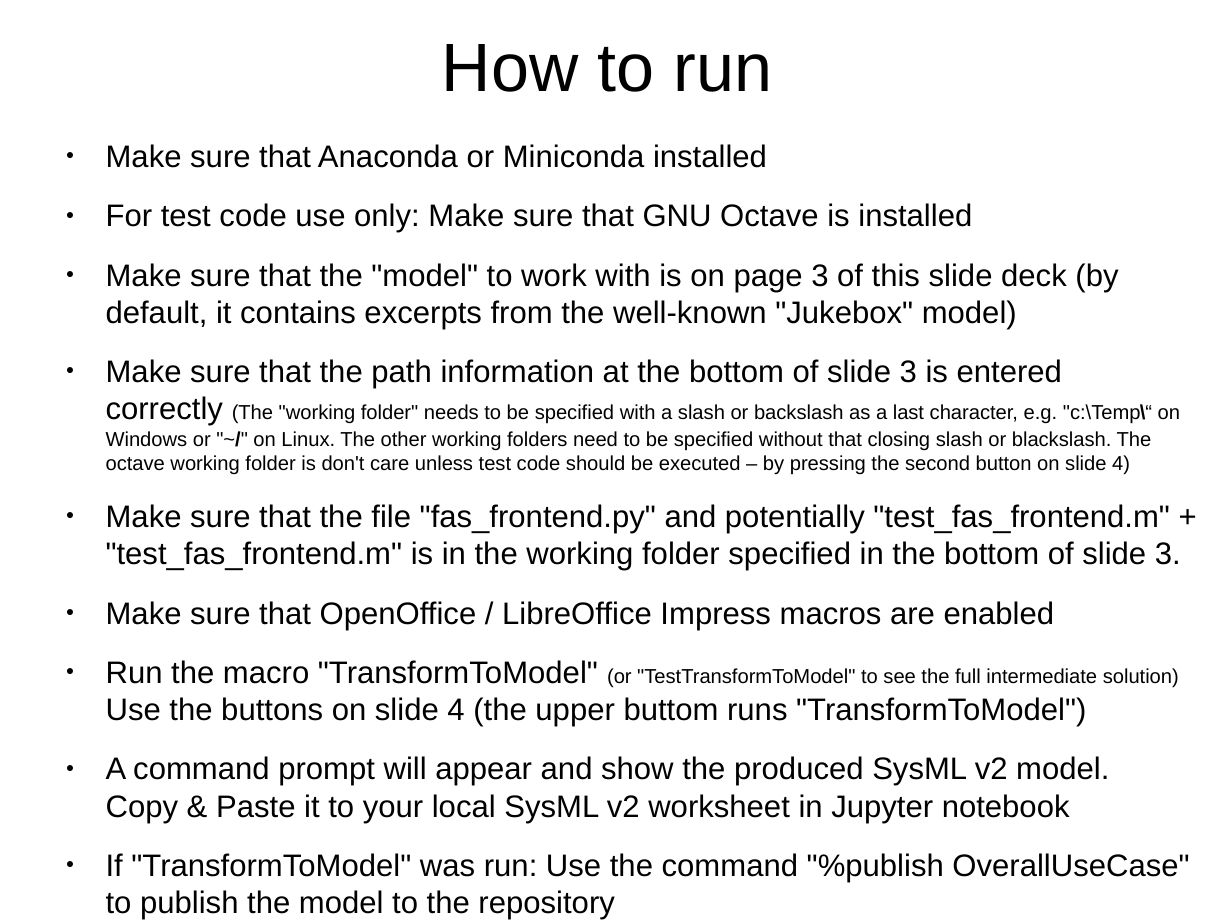
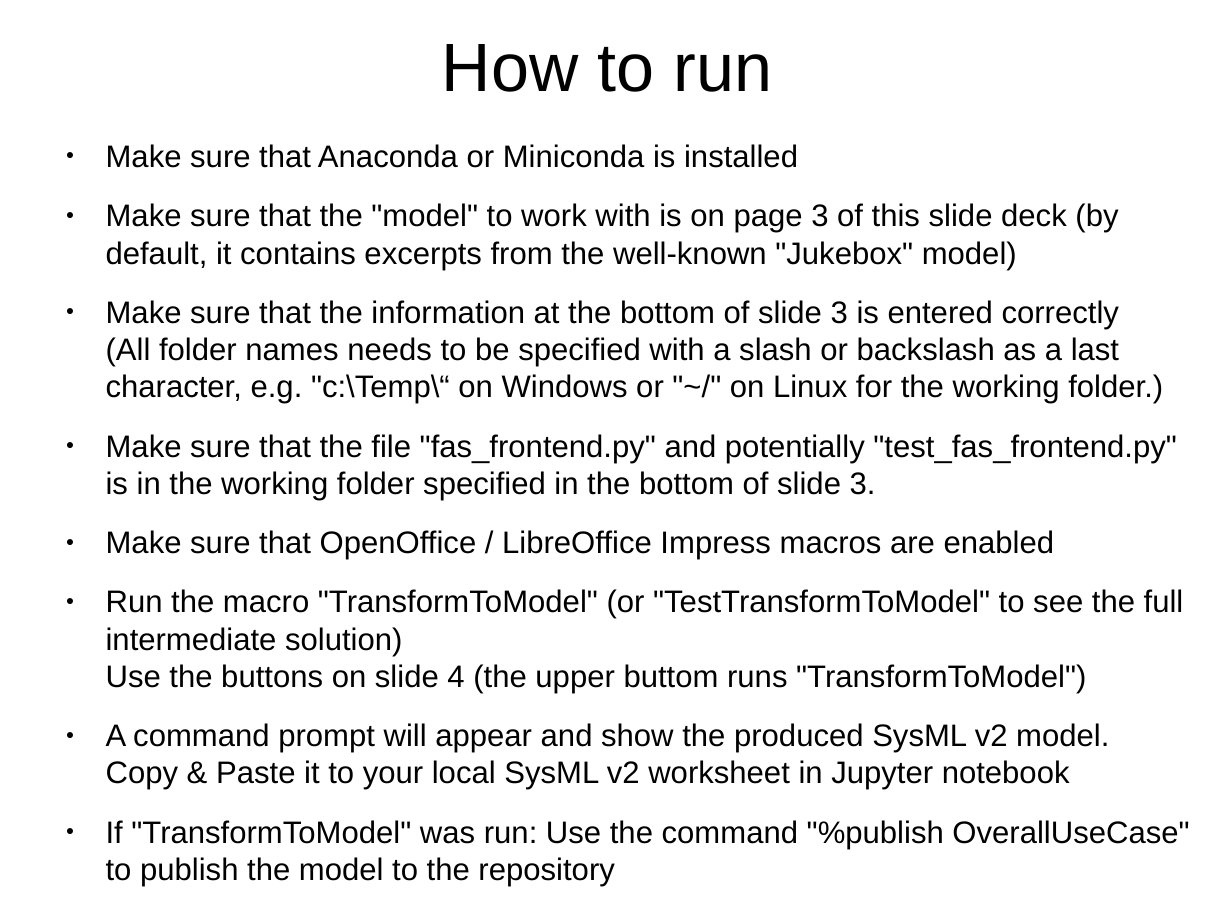
Before and after one commit to GfSE/fas4sysmlv2, a slide deck: slide 2 of src/io/usecase-activity-editor/fas_frontend.odp. Drawn at 1232x924 pixels with LibreOffice and Linux fonts; fonts in the diff are those of the drawing. Boxes give left, top, right and bottom in pixels: in the first picture for what was removed or moved away, otherwise in the second. Text is boxed around its words. In the diff, an @@ line names an element or a change of style, - is before the commit and + after.

Commit message:
Python replacement for remaining parts of the GNU Octave implementation

```diff
--- a/src/io/usecase-activity-editor/fas_frontend.odp
+++ b/src/io/usecase-activity-editor/fas_frontend.odp
@@ text at [106,144,798,168]: text changed @@
-● Make sure that Anaconda or Miniconda installed
-● For test code use only: Make sure that GNU Octave is installed
+● Make sure that Anaconda or Miniconda is installed
@@ text at [106,300,1176,500]: text changed; size 13 to 20 pt @@
-● Make sure that the path information at the bottom of slide 3 is entered
-  correctly (The "working folder" needs to be specified with a slash or backslash as a last character, e.g. "c:\Temp\“ on Windows or "~/" on Linux. The other working folders need to be specified without that closing slash or blackslash. The octave working folder is don't care unless test code should be executed – by pressing the second button on slide 4)
-● Make sure that the file "fas_frontend.py" and potentially "test_fas_frontend.m" + "test_fas_frontend.m" is in the working folder specified in the bottom of slide 3.
+● Make sure that the information at the bottom of slide 3 is entered correctly
+  (All folder names needs to be specified with a slash or backslash as a last character, e.g. "c:\Temp\“ on Windows or "~/" on Linux for the working folder.)
+● Make sure that the file "fas_frontend.py" and potentially "test_fas_frontend.py" is in the working folder specified in the bottom of slide 3.
@@ text at [106,589,1184,693]: size 13 to 20 pt in "(or "TestTransformToModel" to see the full intermediate ..." @@
```
Also in this commit, not shown: 2 other slides changed, 7 other files.
